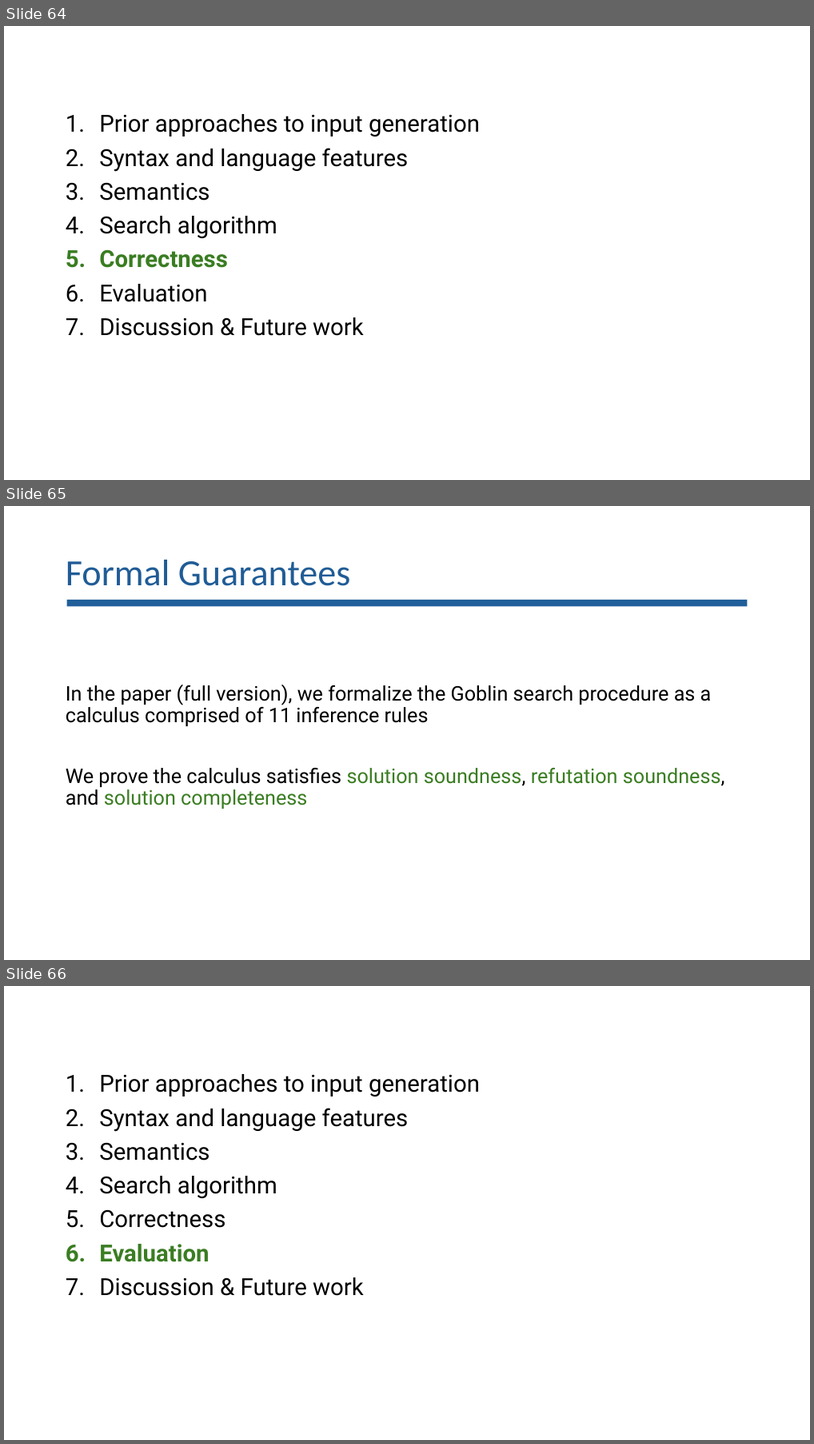
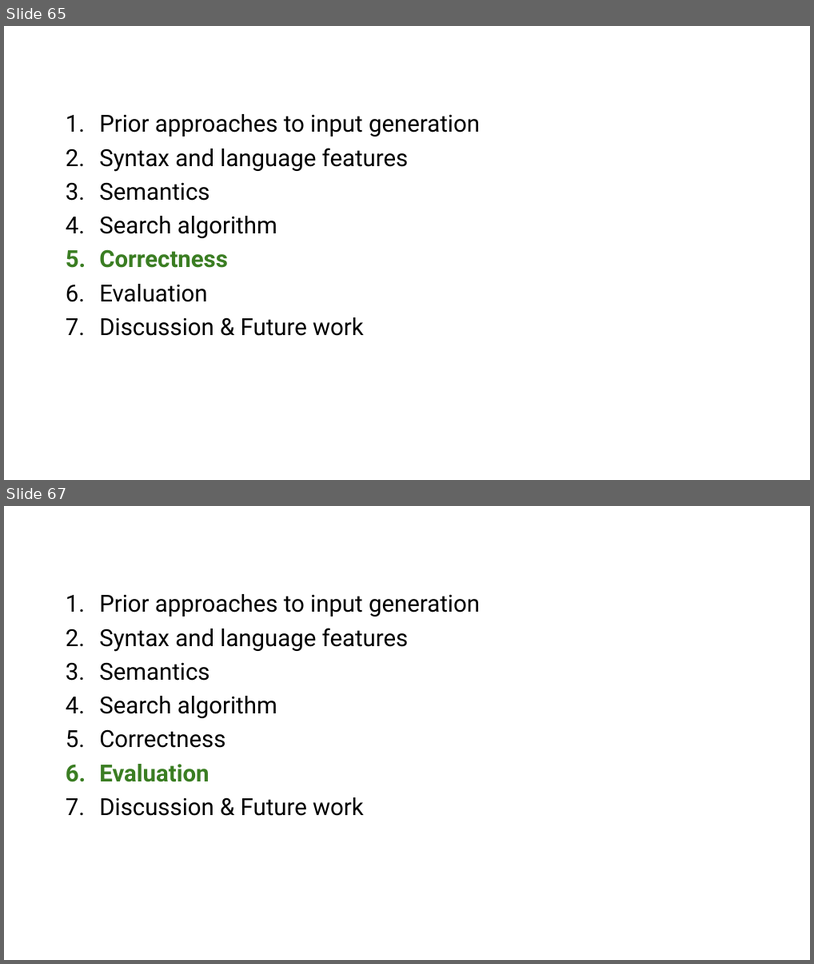
Before and after one commit to lorchrob/goblin_slides, a slide deck: goblin_slides.pptx. Shown one above the other, each under a label of ours: slides 64, 65 and 66 before the commit, slides 65 and 67 after it; the slides between them are not shown. The pictures are 814x1444 and 814x964 pixels, drawn with LibreOffice and Linux fonts; fonts in the diff are those of the drawing. Boxes give left, top, right and bottom in pixels: in the first picture for what was removed or moved away, otherwise in the second. Text is boxed around its words. In the diff, an @@ line names an element or a change of style, - is before the commit and + after.

```diff
--- a/goblin_slides.pptx
+++ b/goblin_slides.pptx
@@ slide 65 removed at (x1=4, y1=506, x2=810, y2=960), background #FFFFFF @@
@@ title removed at (x1=66, y1=560, x2=351, y2=586) @@
-Formal Guarantees
@@ rectangle removed at (x1=67, y1=600, x2=747, y2=607) @@
@@ text removed at (x1=66, y1=684, x2=726, y2=808) @@
-In the paper (full version), we formalize the Goblin search procedure as a calculus comprised of 11 inference rules
-We prove the calculus satisfies solution soundness, refutation soundness, and solution completeness
@@ what was slide 64 is now slide 65 @@
@@ what was slide 66 is now slide 67 @@
```
Also in this commit, not shown: 3 slides changed, 2 slides added.
